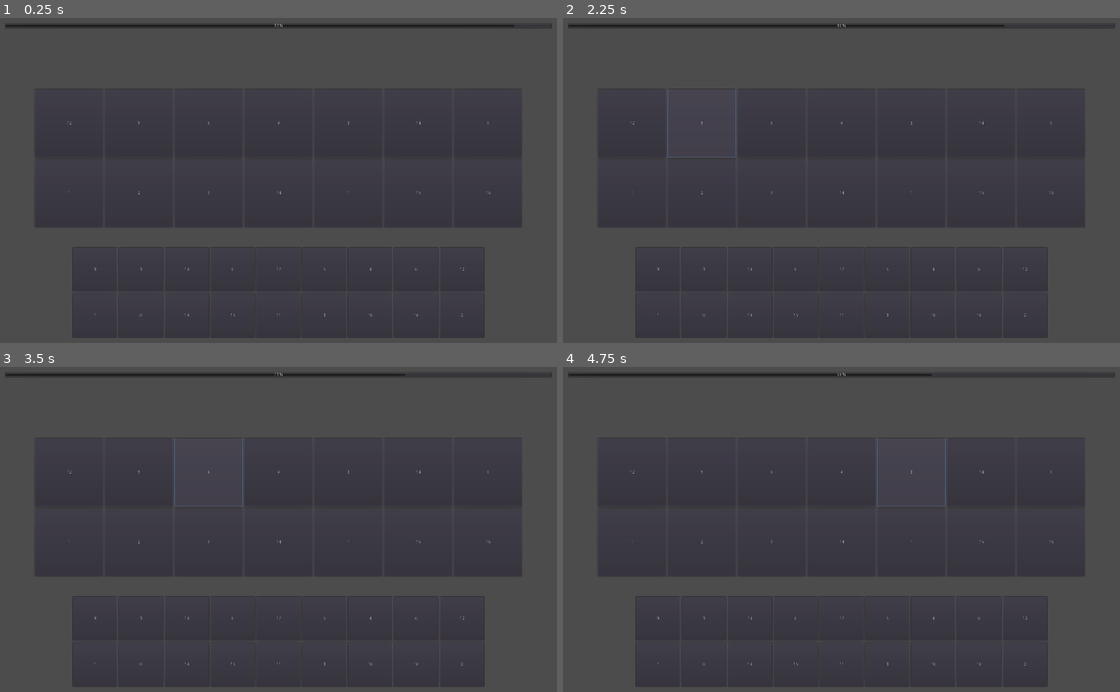
Above: before the commit, frames 1-4 (two rows, left to right).
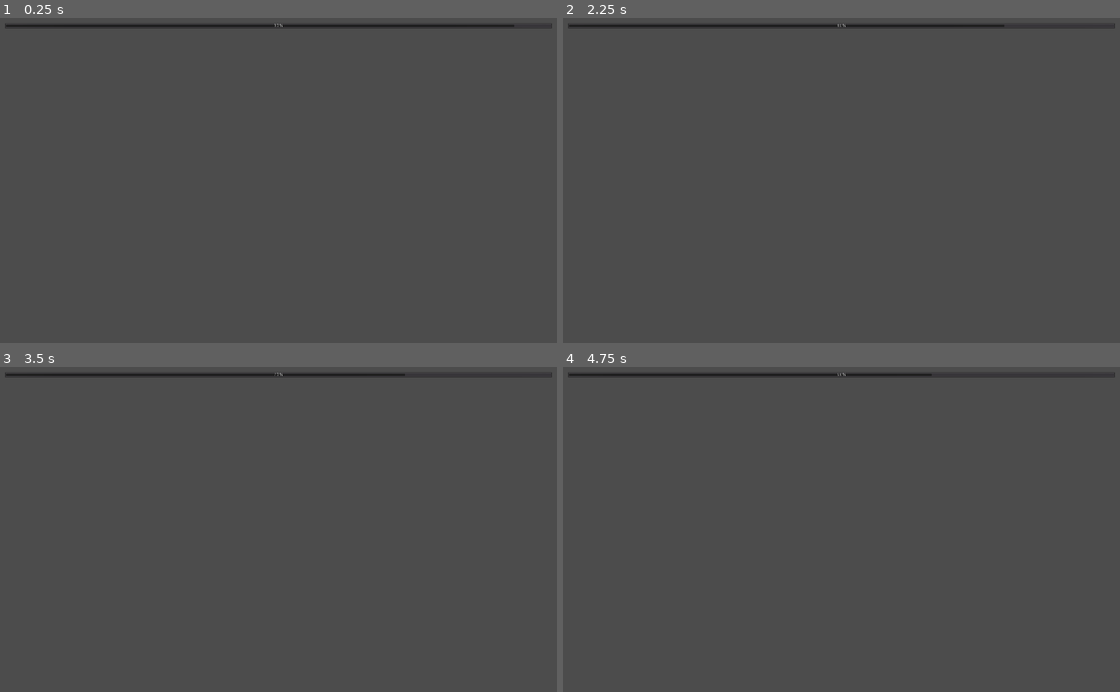
Above: after the commit, the same moments.

Repository: abarichello/gamine
Game: Godot game, scene res://scenes/Main.tscn
The game is run twice, just before and just after one commit, with the same random seed, the same clock (stepped at 60 frames per second) and the same inputs.
Inputs (mouse positions are in pixels of both pictures, inside the frame that each line leads up to):
- Up to frame 1 (0.25 s): no input
- Up to frame 2 (2.25 s): click (1053, 122) at 0.5 s, where only the run before the commit has a clickable "0"; click (629, 122) at 1.25 s, where only the run before the commit has a clickable "12"; click (702, 122) at 2 s, where only the run before the commit has a clickable "9"
- Up to frame 3 (3.5 s): click (206, 471) at 2.75 s, where only the run before the commit has a clickable "6"
- Up to frame 4 (4.75 s): click (841, 471) at 3.5 s, where only the run before the commit has a clickable "4"; click (913, 471) at 4.25 s, where only the run before the commit has a clickable "3"

The runs differ from the first frame. In frame 1, 0.5% of the frame differs, in the area x 12-89%, y 31-99%; in frame 2, 0.6%; in frame 3, 0.6%, in the area x 12-89%, y 21-99%; in frame 4, 0.6%.

Commit message:
Add Bit and Pieces

Diff:
--- /dev/null
+++ b/game/scenes/Bit.tscn
@@ -0,0 +1,17 @@
+[gd_scene format=2]
+
+[node name="Bit" type="ColorRect"]
+
+anchor_left = 0.0
+anchor_top = 0.0
+anchor_right = 0.0
+anchor_bottom = 0.0
+margin_right = 40.0
+margin_bottom = 40.0
+rect_pivot_offset = Vector2( 0, 0 )
+rect_clip_content = false
+mouse_filter = 0
+mouse_default_cursor_shape = 0
+size_flags_horizontal = 1
+size_flags_vertical = 1
+color = Color( 1, 1, 1, 1 )
--- a/game/scenes/Data.tscn
+++ b/game/scenes/Data.tscn
@@ -1,7 +1,9 @@
-[gd_scene load_steps=2 format=2]
+[gd_scene load_steps=3 format=2]
 
 [ext_resource path="res://scripts/Data.gd" type="Script" id=1]
+[ext_resource path="res://scenes/Piece.tscn" type="PackedScene" id=2]
 
 [node name="Data" type="Node"]
 
 script = ExtResource( 1 )
+Piece = ExtResource( 2 )
--- a/game/scenes/Main.tscn
+++ b/game/scenes/Main.tscn
@@ -13,7 +13,7 @@
 font_data = ExtResource( 3 )
 _sections_unfolded = [ "Extra Spacing", "Font", "Font/fallback", "Resource", "Settings" ]
 
-[node name="Main" type="Node" index="0"]
+[node name="Main" type="Node"]
 
 script = ExtResource( 1 )
 _sections_unfolded = [ "Pause" ]
--- /dev/null
+++ b/game/scenes/Piece.tscn
@@ -0,0 +1,37 @@
+[gd_scene load_steps=3 format=2]
+
+[ext_resource path="res://scripts/Piece.gd" type="Script" id=1]
+[ext_resource path="res://scenes/Bit.tscn" type="PackedScene" id=2]
+
+[node name="Piece" type="Control" index="0"]
+
+anchor_left = 0.0
+anchor_top = 0.0
+anchor_right = 0.0
+anchor_bottom = 0.0
+margin_right = 40.0
+margin_bottom = 40.0
+rect_pivot_offset = Vector2( 0, 0 )
+rect_clip_content = false
+mouse_filter = 0
+mouse_default_cursor_shape = 0
+size_flags_horizontal = 1
+size_flags_vertical = 1
+script = ExtResource( 1 )
+Bit = ExtResource( 2 )
+
+[node name="Grid" type="GridContainer" parent="." index="0"]
+
+anchor_left = 0.0
+anchor_top = 0.0
+anchor_right = 0.0
+anchor_bottom = 0.0
+margin_right = 40.0
+margin_bottom = 40.0
+rect_pivot_offset = Vector2( 0, 0 )
+rect_clip_content = false
+mouse_filter = 1
+mouse_default_cursor_shape = 0
+size_flags_horizontal = 1
+size_flags_vertical = 1
+columns = 1
--- a/game/scripts/Data.gd
+++ b/game/scripts/Data.gd
@@ -1,5 +1,6 @@
 extends Node
 
+export (PackedScene) var Piece
 onready var global = get_node("/root/Main/GLOBALS")
 
 var upper_row = []
@@ -21,10 +22,10 @@
     upper_select = shuffle_array(fill_select(upper_row, upper_select))
     lower_select = shuffle_array(fill_select(lower_row, lower_select))
 
-    map_row(upper_row, global.UPPER_ROW, 200)
-    map_row(lower_row, global.LOWER_ROW, 200)
-    map_row(upper_select, global.UPPER_SELECT, 130)
-    map_row(lower_select, global.LOWER_SELECT, 130)
+    map_row(upper_row, global.UPPER_ROW, 000000000, 200)
+    map_row(lower_row, global.LOWER_ROW, 111111111, 200)
+    map_row(upper_select, global.UPPER_SELECT, 000000111, 130)
+    map_row(lower_select, global.LOWER_SELECT, 111000111, 130)
 
 # --- Game Logic ---
 
@@ -61,12 +62,9 @@
     return shuffled
 
 # Map row of random numbers to pieces/text
-func map_row(row, target_path, size):
+func map_row(row, target_path, serial, size):
     for i in range(0, row.size()):
-        var button = Button.new()
+        var piece = Piece.instance()
         var id = str(row[i])
-        button.name = id
-        button.text = id
-        button.rect_min_size = Vector2(size, size)
-        button.rect_pivot_offset = button.rect_min_size / 2
-        get_parent().get_node(target_path).add_child(button)
+        piece.setup(id, serial, size)
+        get_parent().get_node(target_path).add_child(piece)
--- a/game/scripts/Game.gd
+++ b/game/scripts/Game.gd
@@ -30,7 +30,7 @@
         check_selection()
 
 func _process(delta):
-    $"1/ProgressBar".value = int($Timeleft.time_left) % global.TIME_AVAILABLE
+    $"1/ProgressBar".value = int($Timeleft.time_left)
 
 # Check the center selection against the current level
 func check_selection():
--- /dev/null
+++ b/game/scripts/Piece.gd
@@ -0,0 +1,16 @@
+extends Control
+
+export (PackedScene) var Bit
+var serial
+var id
+
+func setup(id, serial, size):
+    self.id = id
+    self.serial = serial
+
+    rect_min_size = Vector2(size, size)
+    rect_pivot_offset = rect_min_size / 2
+
+    for i in str(serial):
+        var bit = Bit.instance()
+        $Grid.add_child(bit)
